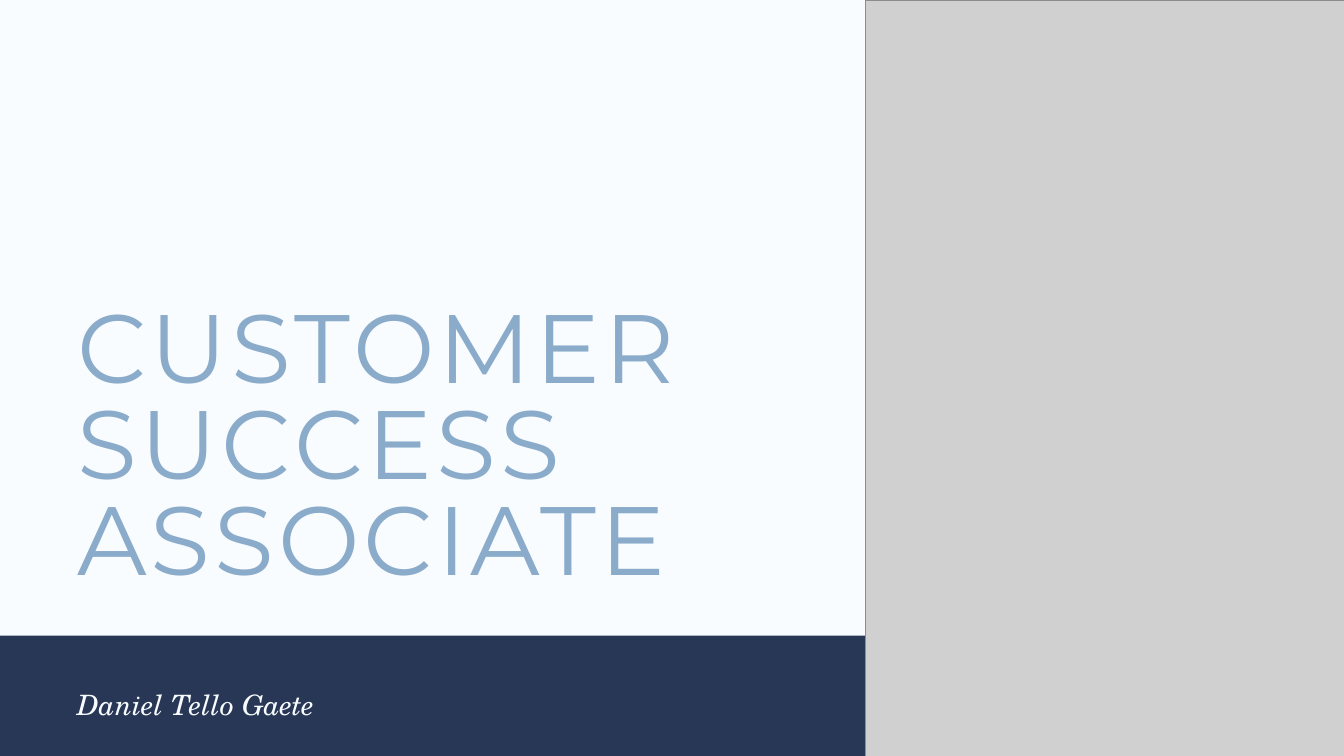
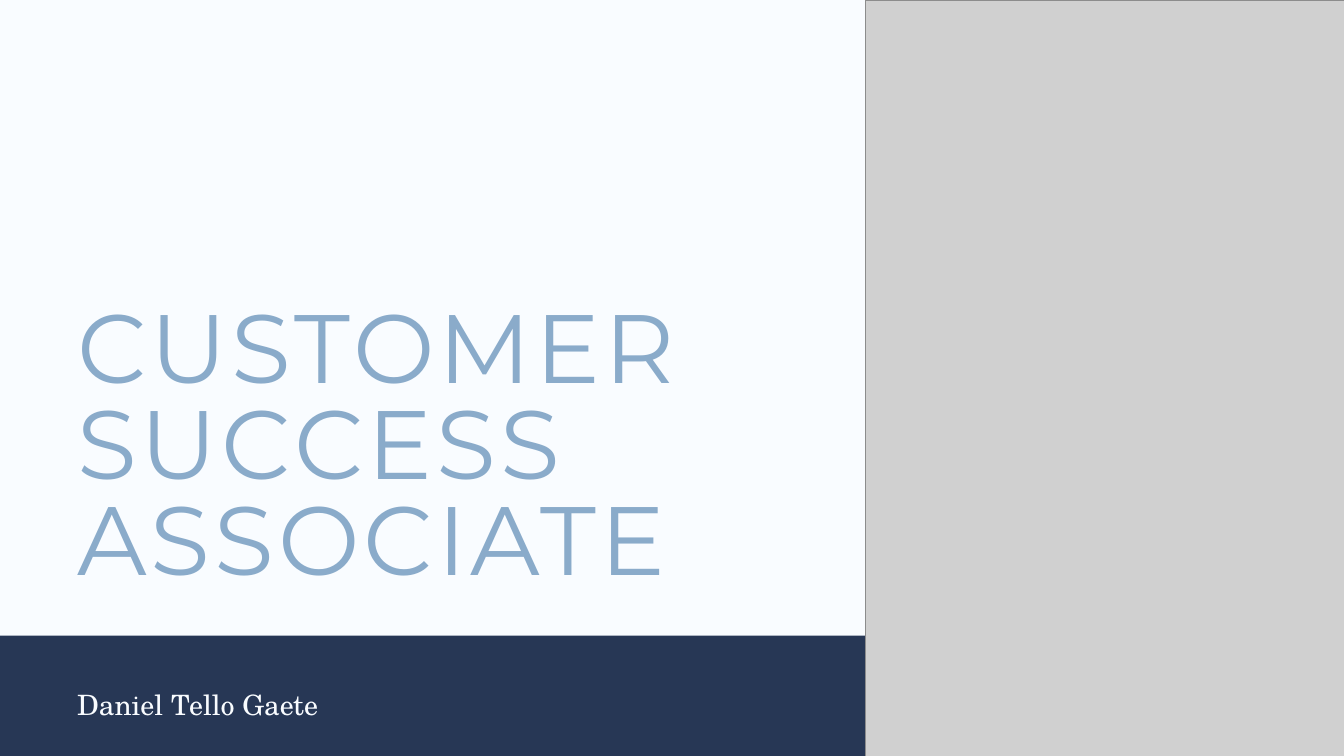
Before and after one commit to dtellogaete/bus_, a slide deck: slide 1 of Bus.pptx. Drawn at 1344x756 pixels with LibreOffice and Linux fonts; fonts in the diff are those of the drawing; grey boxes stand for pictures. Boxes give left, top, right and bottom in pixels: in the first picture for what was removed or moved away, otherwise in the second. Text is boxed around its words. In the diff, an @@ line names an element or a change of style, - is before the commit and + after.

```diff
--- a/Bus.pptx
+++ b/Bus.pptx
@@ text "Daniel Tello Gaete" at (77, 694, 318, 716): italic off @@
```
Also in this commit, not shown: 1 other slide changed, 4 slides added, 10 other files.
